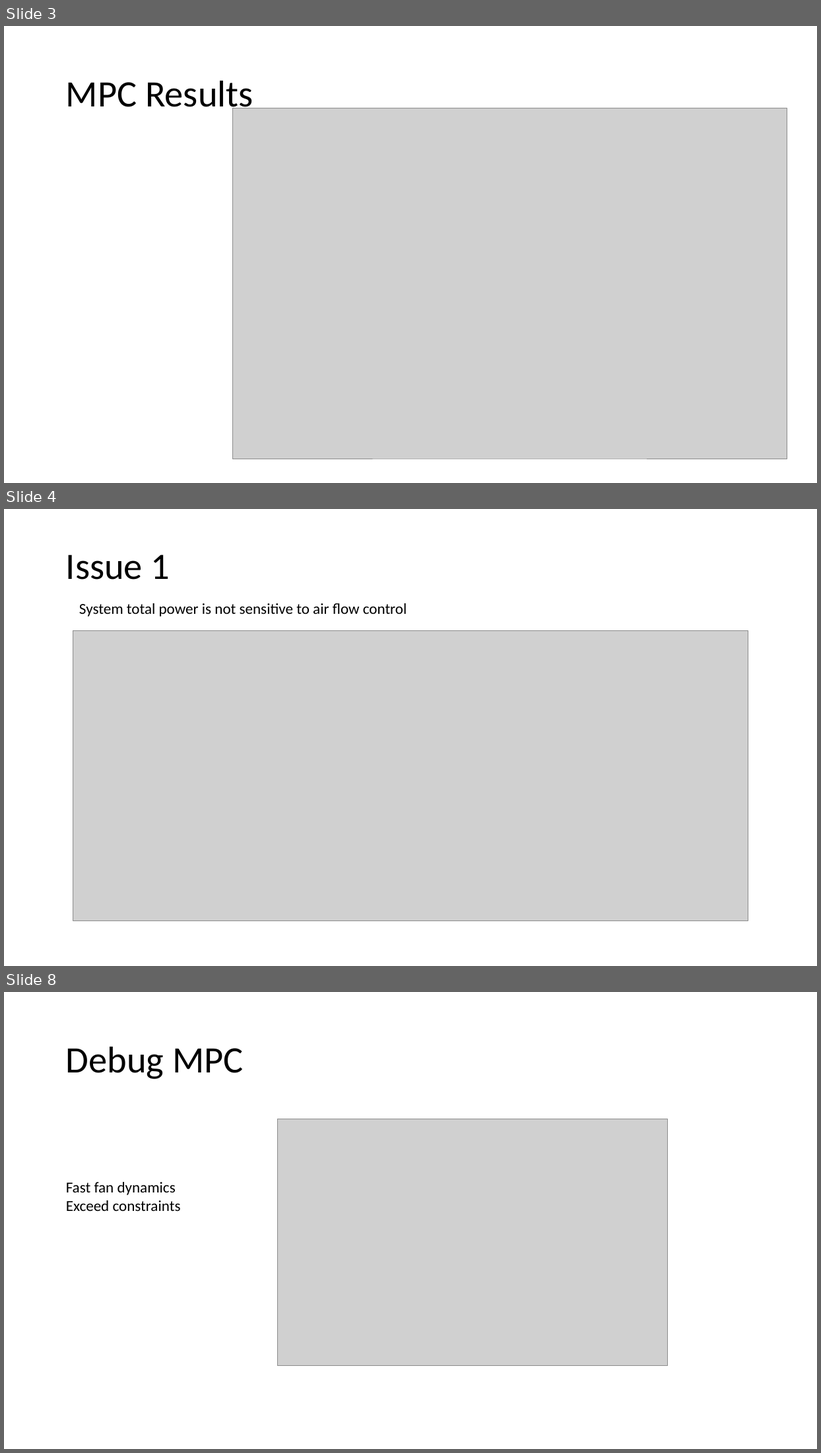
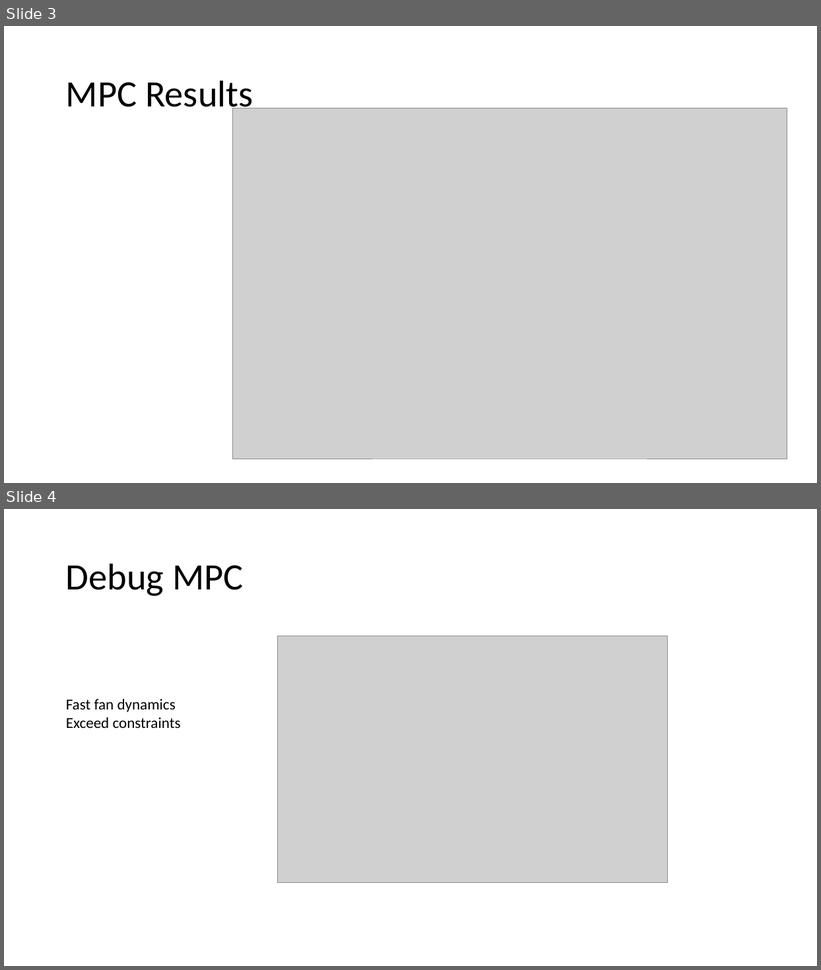
Before and after one commit to YangyangFu/mpc-drl-tl, a slide deck: meeting/20210323.pptx. Shown one above the other, each under a label of ours: slides 3, 4 and 8 before the commit, slides 3 and 4 after it; the slides between them are not shown. The pictures are 821x1453 and 821x970 pixels, drawn with LibreOffice and Linux fonts; fonts in the diff are those of the drawing; grey boxes stand for pictures. Boxes give left, top, right and bottom in pixels: in the first picture for what was removed or moved away, otherwise in the second. Text is boxed around its words. In the diff, an @@ line names an element or a change of style, - is before the commit and + after.

```diff
--- a/meeting/20210323.pptx
+++ b/meeting/20210323.pptx
@@ slide 4 removed at (4, 509, 817, 966), background #FFFFFF @@
@@ title removed at (66, 555, 170, 580) @@
-Issue 1
@@ text removed at (79, 603, 407, 617) @@
-System total power is not sensitive to air flow control
@@ picture removed at (73, 631, 748, 921) @@
@@ what was slide 8 is now slide 4 @@
```
Also in this commit, not shown: 3 slides changed, 3 slides added, 3 other slides removed.
